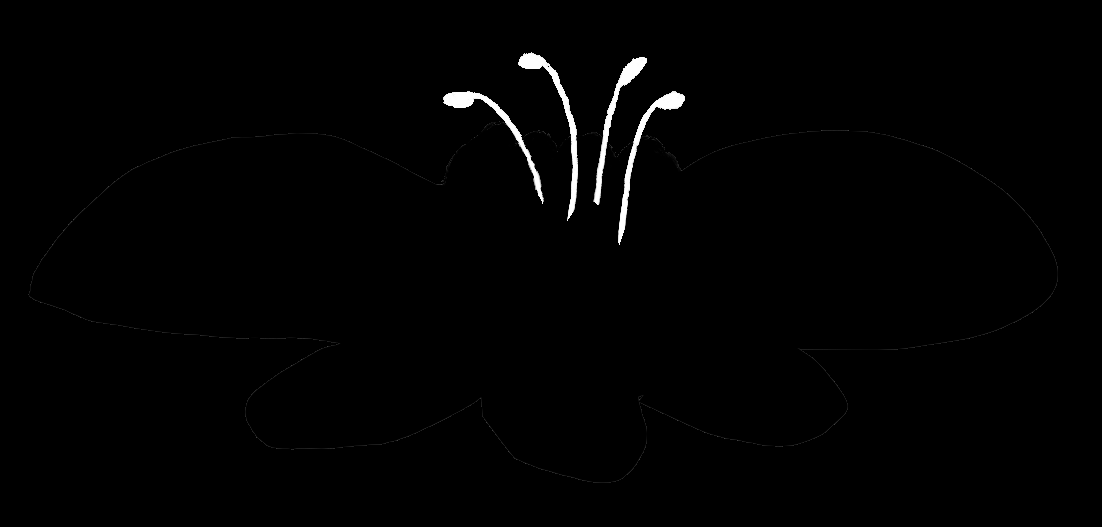
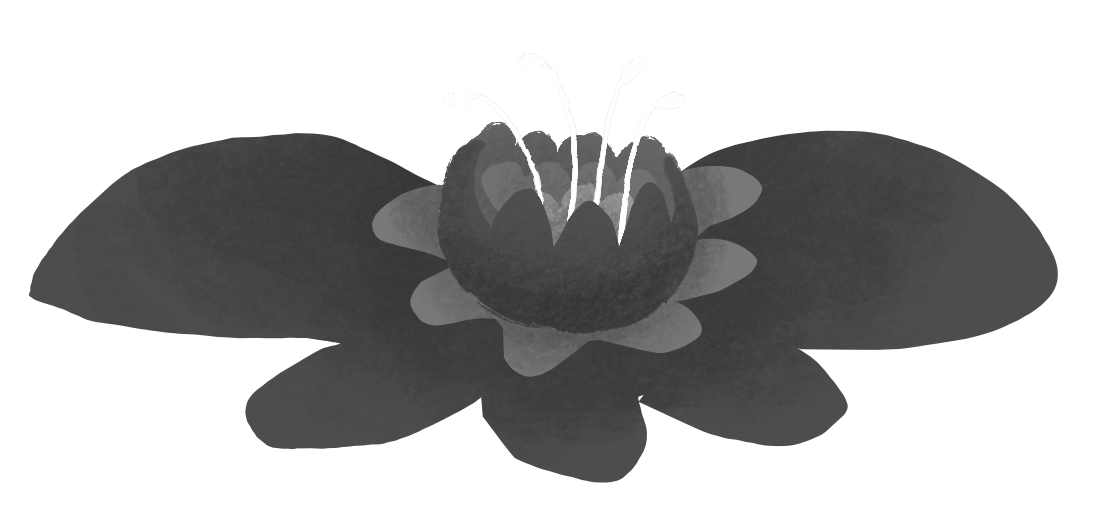
Revision of a layered (1102, 527) image; what changed, layer by layer:
"New group" (1st of 2): blend pass through → normal over [28, 52, 1058, 483]
removed layer "Layer 30" (1st of 2, in "New group") from group "New group" over [443, 52, 685, 245]
renamed "Layer 24" to "Layer 30", painted on it over [28, 52, 1058, 483]
"New group" (2nd of 2): blend pass through → normal over [28, 52, 1058, 483]
